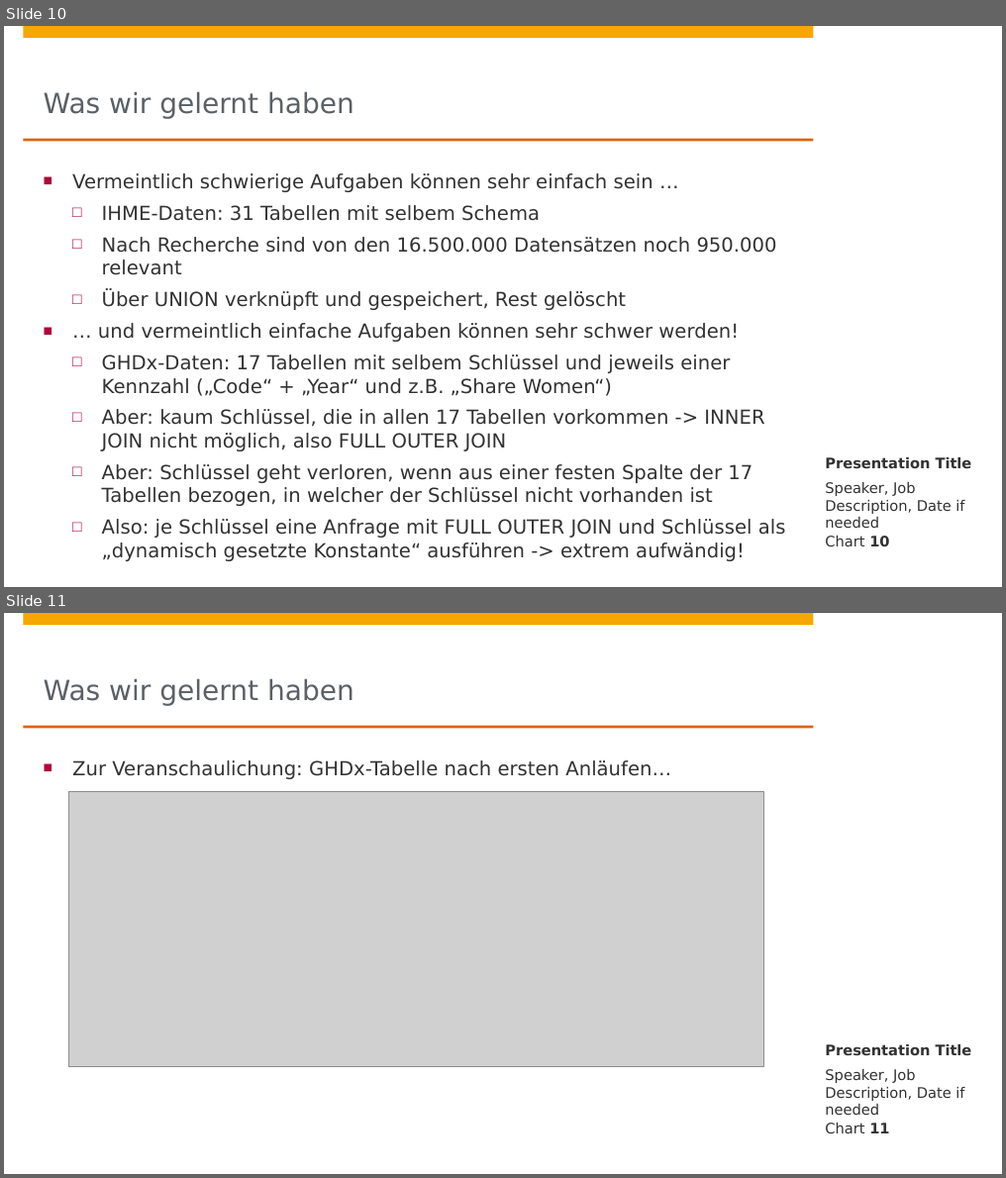
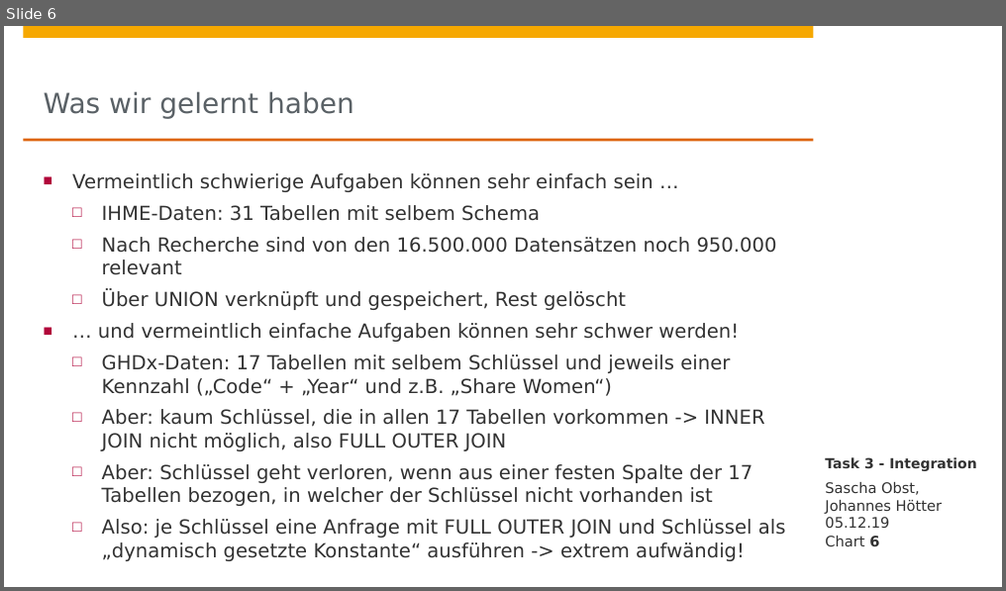
Before and after one commit to johanneshoetter/Health-Data-Integration, a slide deck: presentations/integration.pptx. Shown one above the other, each under a label of ours: slides 10 and 11 before the commit, slide 6 after it. The pictures are 1006x1178 and 1006x591 pixels, drawn with LibreOffice and Linux fonts; fonts in the diff are those of the drawing; grey boxes stand for pictures; background and template pictures are left out. Boxes give left, top, right and bottom in pixels: in the first picture for what was removed or moved away, otherwise in the second. Text is boxed around its words. In the diff, an @@ line names an element or a change of style, - is before the commit and + after.

Commit message:
Updated presentation integration.pptx

```diff
--- a/presentations/integration.pptx
+++ b/presentations/integration.pptx
@@ slide 11 removed at [4,613,1002,1174], background #FFFFFF; not listed: 4 template elements that a slide beside it also shows @@
@@ title removed at [44,678,354,706] @@
-Was wir gelernt haben
@@ text removed at [72,761,671,779] @@
-■ Zur Veranschaulichung: GHDx-Tabelle nach ersten Anläufen…
@@ picture removed at [69,791,763,1067] @@
@@ text removed at [825,1045,972,1057] @@
-Presentation Title
@@ text removed at [825,1069,964,1116] @@
-Speaker, Job Description, Date if needed
@@ page number removed at [825,1123,889,1135] @@
-Chart 11
@@ what was slide 10 is now slide 6 @@
@@ slide 6 changed as well @@
@@ text at [825,458,977,472]: text changed; size 10.5 to 10 pt @@
-Presentation Title
+Task 3 - Integration
@@ text at [825,482,942,528]: text changed @@
-Speaker, Job Description, Date if needed
+Sascha Obst,
+Johannes Hötter
+05.12.19
@@ page number at [825,536,879,548]: text changed @@
-Chart 10
+Chart 6
```
Also in this commit, not shown: 8 other slides changed, 6 slides added, 5 other slides removed, 1 other file.
